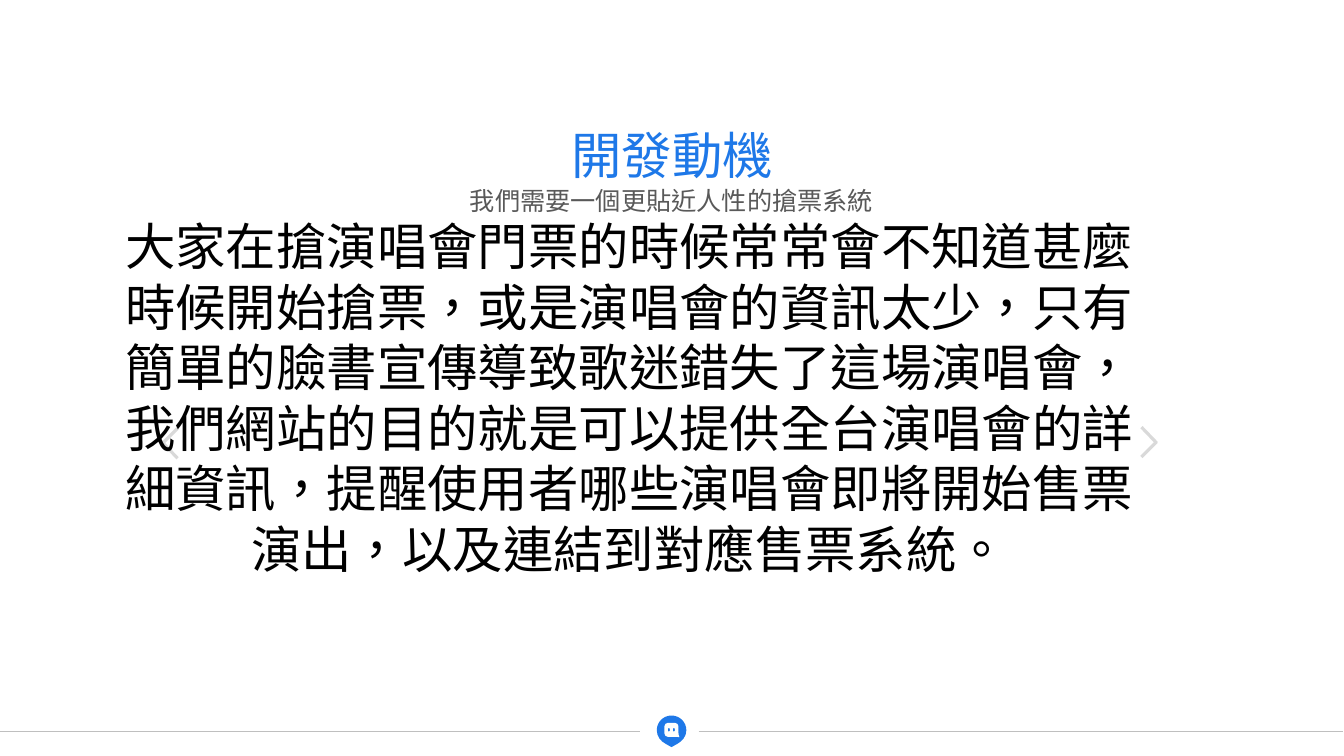
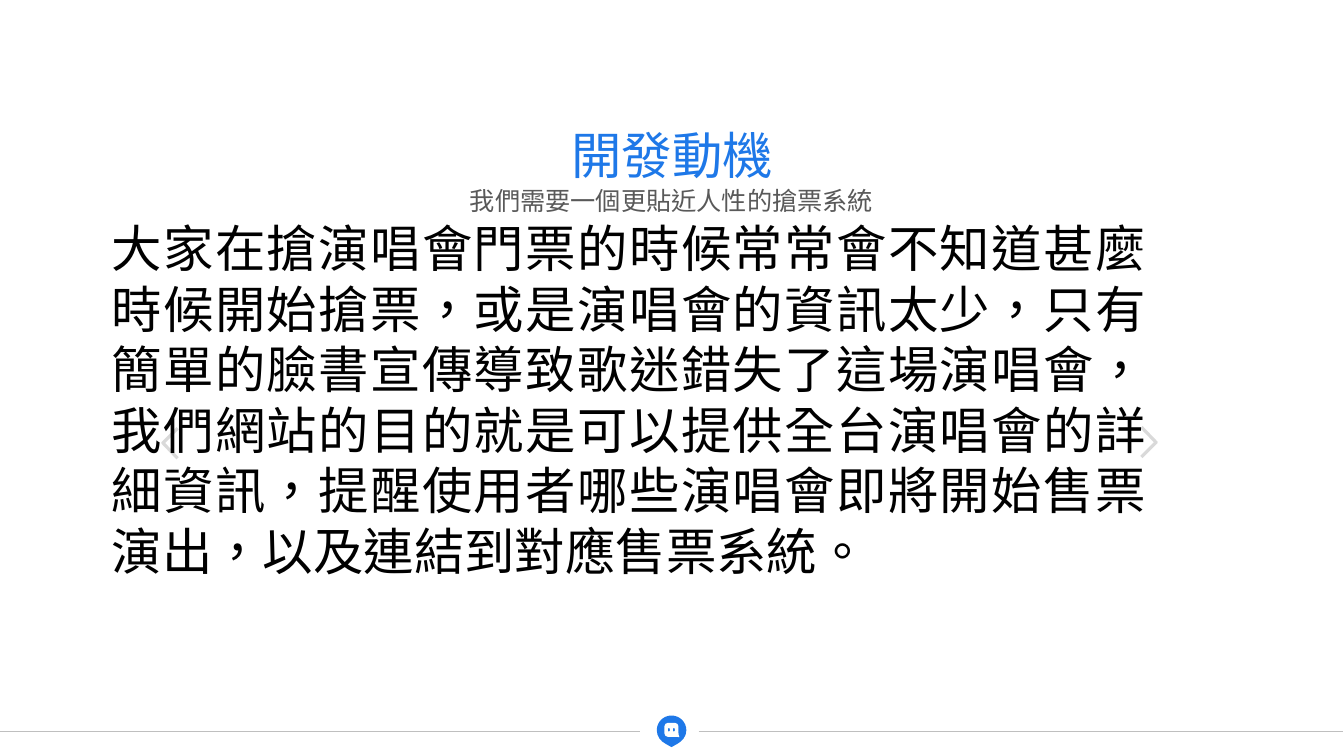
Before and after one commit to nozomi396/ntustFinalProject, a slide deck: slide 4 of 網頁製作PPT.pptx. Drawn at 1344x756 pixels with LibreOffice and Linux fonts; fonts in the diff are those of the drawing. Boxes give left, top, right and bottom in pixels: in the first picture for what was removed or moved away, otherwise in the second. Text is boxed around its words. In the diff, an @@ line names an element or a change of style, - is before the commit and + after.

```diff
--- a/網頁製作PPT.pptx
+++ b/網頁製作PPT.pptx
@@ text "大家在搶演唱會門票的時候常常會不知道甚麼時候開始搶票，或是演唱會的資訊太少，只有簡單的臉書宣傳導致歌迷錯失了這場演唱會， ..." at [112,224,1146,575]: alignment centre to justified; vertical alignment top to middle @@
```
Also in this commit, not shown: 1 other slide changed.
